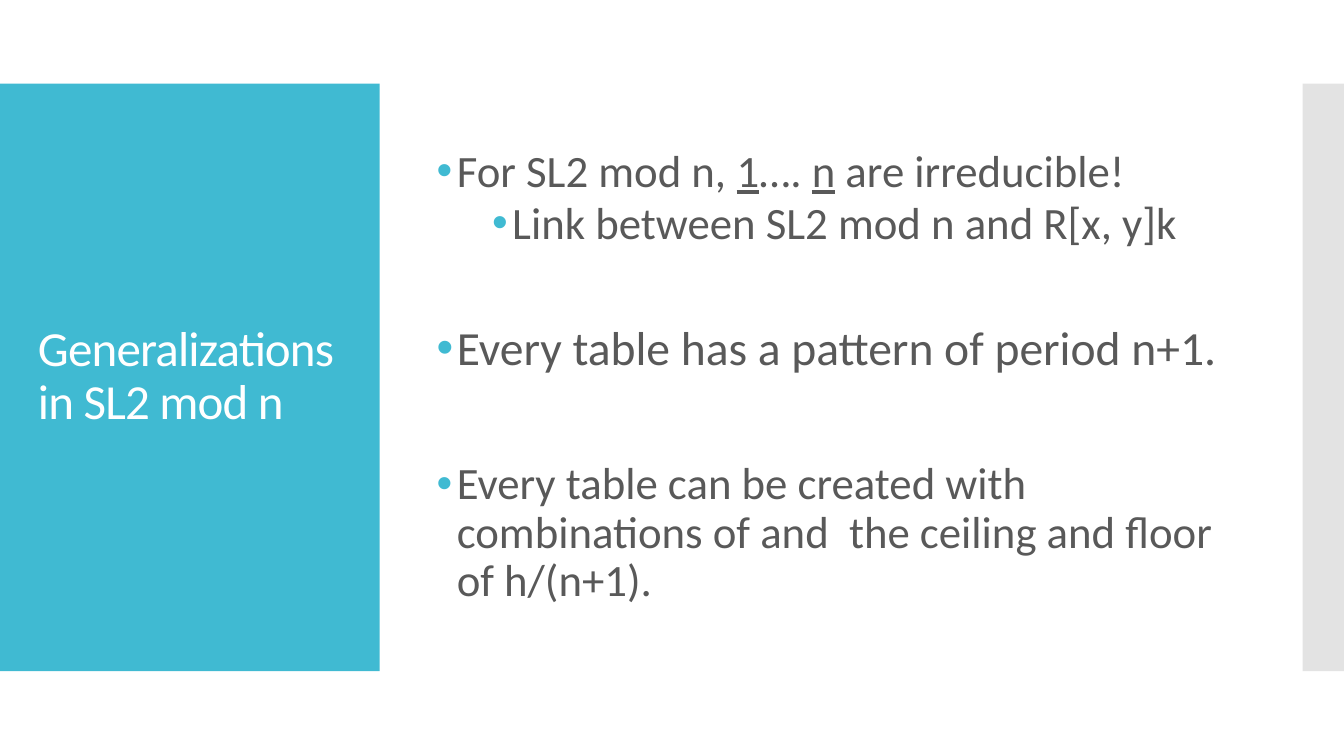
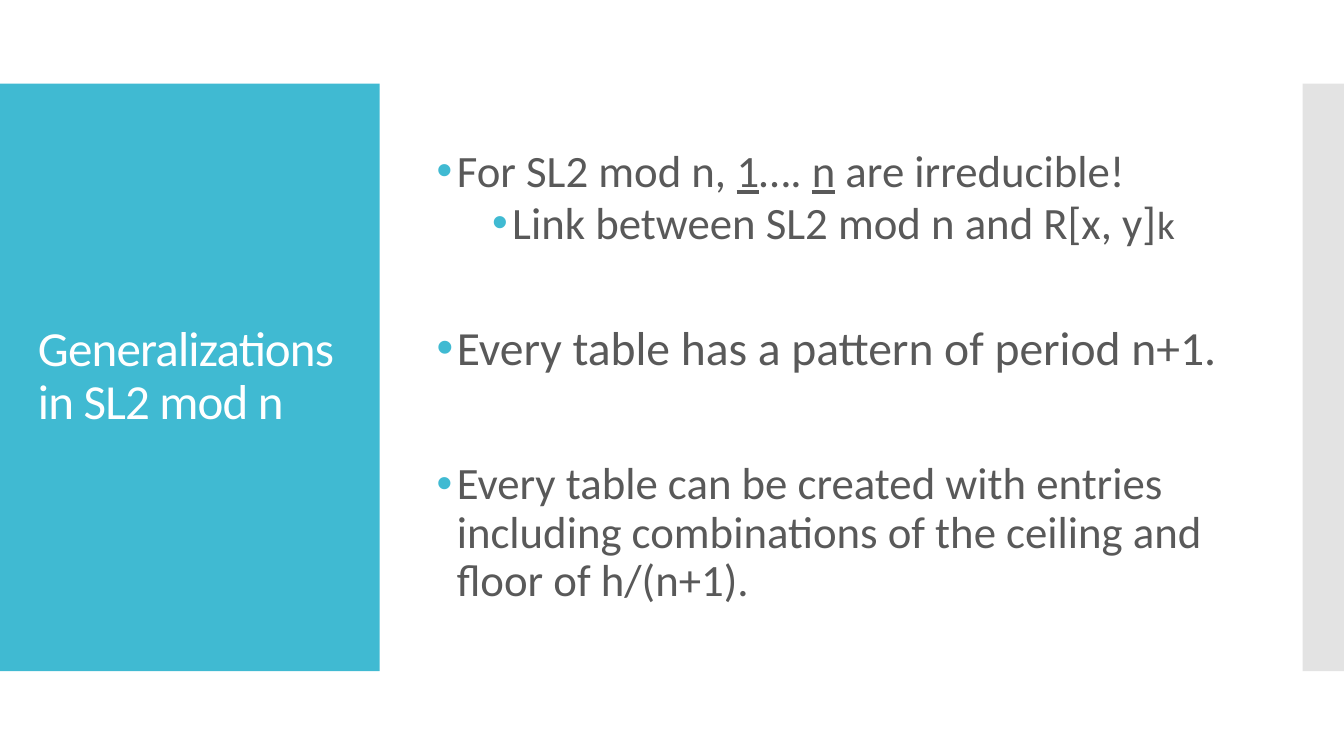
Before and after one commit to mrb113/MathematicsCapstone, a slide deck: slide 17 of Matrix Actions on Bivariate Polynomials.pptx (slide 19 before the commit). Drawn at 1344x756 pixels with LibreOffice and Linux fonts; fonts in the diff are those of the drawing. Boxes give left, top, right and bottom in pixels: in the first picture for what was removed or moved away, otherwise in the second. Text is boxed around its words. In the diff, an @@ line names an element or a change of style, - is before the commit and + after.

```diff
--- a/Matrix Actions on Bivariate Polynomials.pptx
+++ b/Matrix Actions on Bivariate Polynomials.pptx
@@ text at (512, 206, 1175, 246): size 32 to 28 pt in "y]k" @@
@@ text at (457, 468, 1202, 602): text changed @@
-• Every table can be created with combinations of and the ceiling and floor of h/(n+1).
+• Every table can be created with entries including combinations of the ceiling and floor of h/(n+1).
```
Also in this commit, not shown: 10 other slides changed, 2 slides removed.
